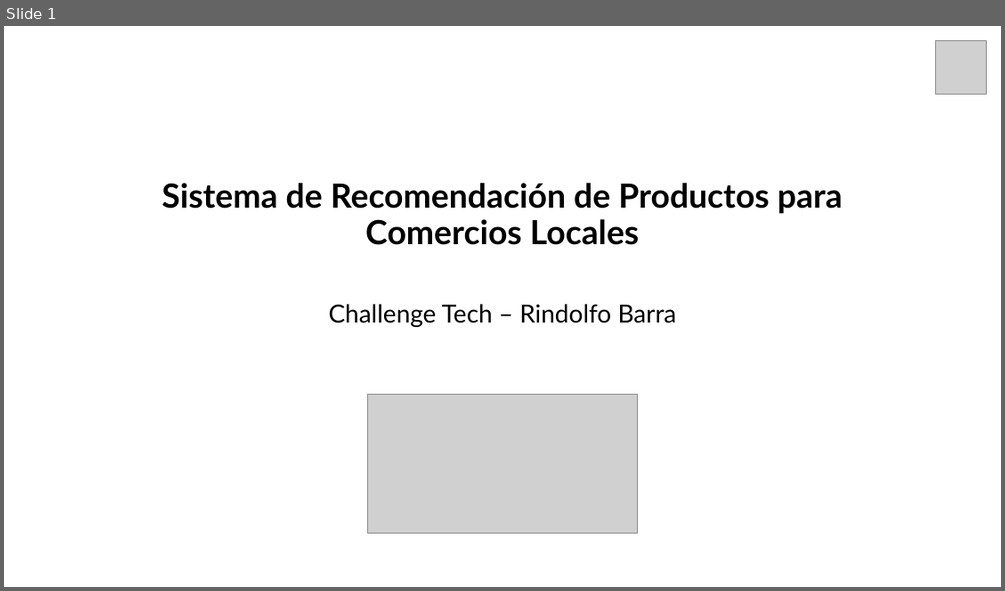
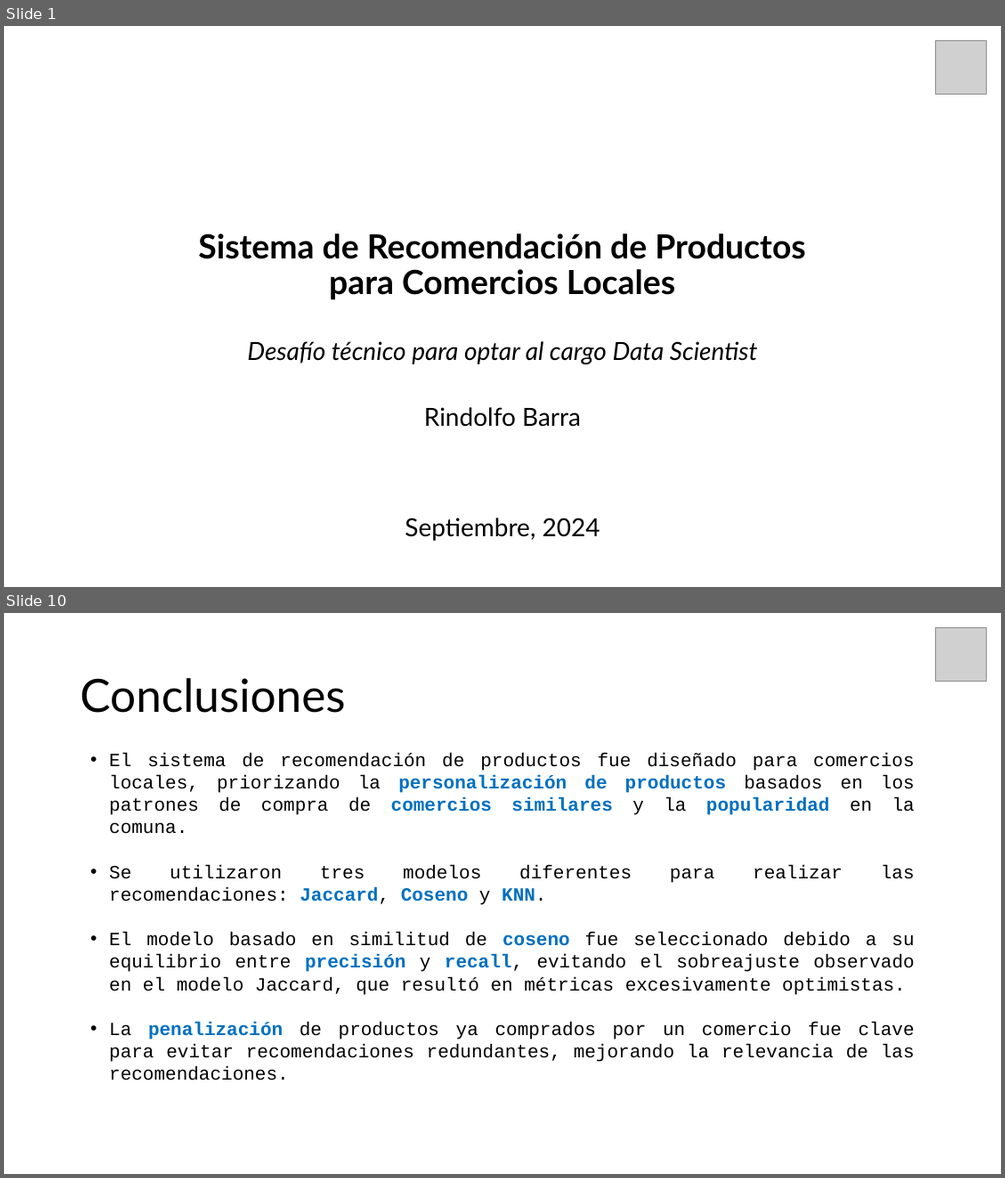
Before and after one commit to rownlet/recom_system, a slide deck: docs/Techallenge.pptx. Shown one above the other, each under a label of ours: slide 1 before the commit, slides 1 and 10 after it; the slides between them are not shown. The pictures are 1005x591 and 1005x1178 pixels, drawn with LibreOffice and Linux fonts; fonts in the diff are those of the drawing; grey boxes stand for pictures. Boxes give left, top, right and bottom in pixels: in the first picture for what was removed or moved away, otherwise in the second. Text is boxed around its words. In the diff, an @@ line names an element or a change of style, - is before the commit and + after.

```diff
--- a/docs/Techallenge.pptx
+++ b/docs/Techallenge.pptx
@@ slide 10 added at box(4, 613, 1001, 1174), background #FFFFFF @@
@@ picture added at box(935, 628, 987, 681) @@
@@ title added at box(80, 678, 345, 713), 44 pt, text #000000 @@
+Conclusiones
@@ text added at box(109, 753, 914, 1080), 18 pt, text #000000 @@
+• El sistema de recomendación de productos fue diseñado para comercios locales, priorizando la personalización de productos basados en los patrones de compra de comercios similares y la popularidad en la comuna.
+• Se utilizaron tres modelos diferentes para realizar las recomendaciones: Jaccard, Coseno y KNN.
+• El modelo basado en similitud de coseno fue seleccionado debido a su equilibrio entre precisión y recall, evitando el sobreajuste observado en el modelo Jaccard, que resultó en métricas excesivamente optimistas.
+• La penalización de productos ya comprados por un comercio fue clave para evitar recomendaciones redundantes, mejorando la relevancia de las recomendaciones.
@@ slide 1 changed as well @@
@@ title "Sistema de Recomendación de Productos ..." rewrapped from box(162, 183, 842, 245) to box(198, 233, 806, 300) @@
@@ text added at box(247, 341, 758, 364), 24 pt, text #000000, italic @@
+Desafío técnico para optar al cargo Data Scientist
@@ picture removed at box(368, 394, 638, 533) @@
@@ subtitle at box(424, 407, 581, 426): text changed @@
-Challenge Tech – Rindolfo Barra
+Rindolfo Barra
@@ text added at box(404, 517, 600, 540), 24 pt, text #000000 @@
+Septiembre, 2024
```
Also in this commit, not shown: 10 other slides added, 1 slide removed.
